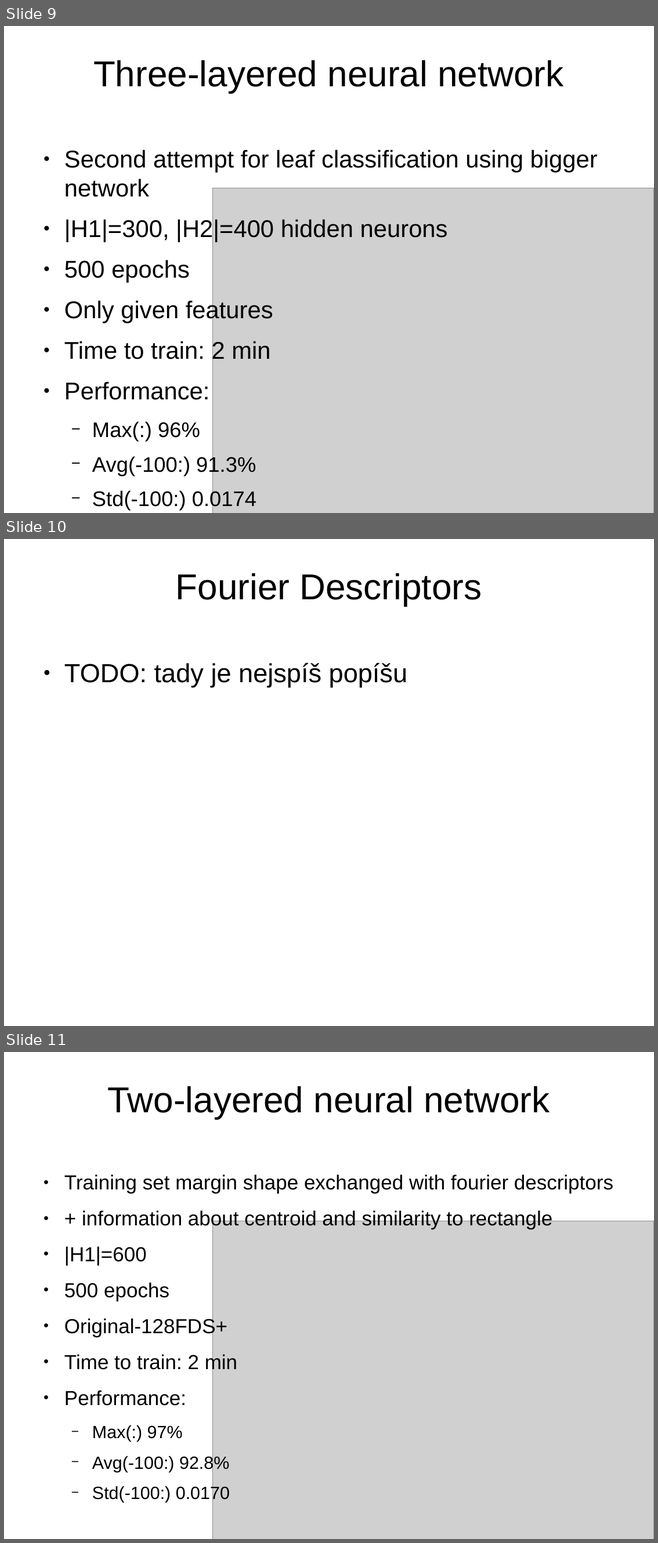
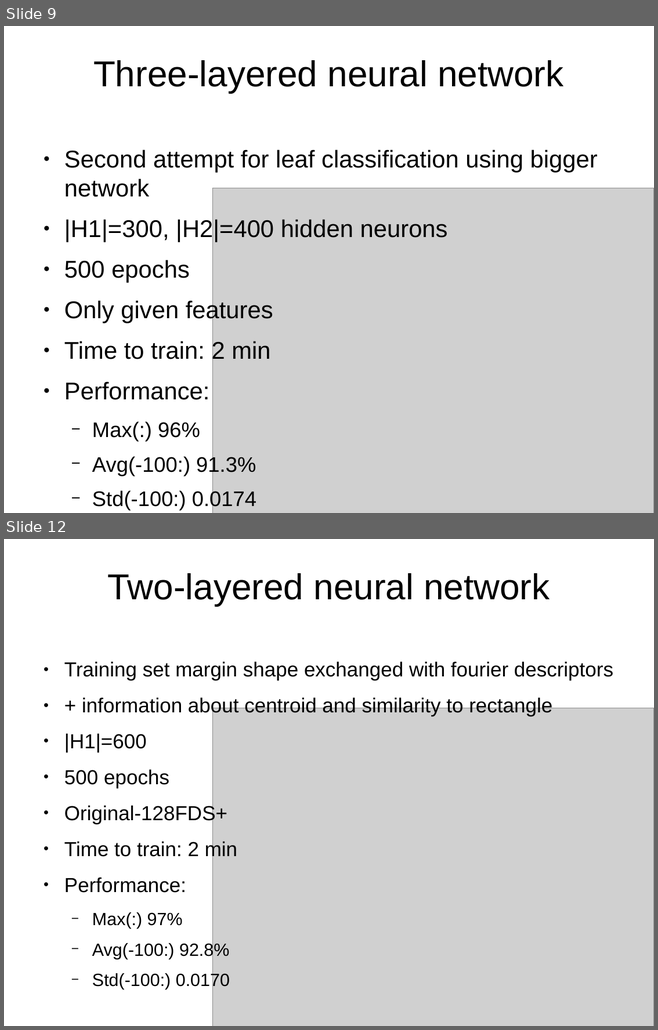
Before and after one commit to kappalabs/NNLeafClassifierProject, a slide deck: slideshow/slides.odp. Shown one above the other, each under a label of ours: slides 9, 10 and 11 before the commit, slides 9 and 12 after it; the slides between them are not shown. The pictures are 658x1543 and 658x1030 pixels, drawn with LibreOffice and Linux fonts; fonts in the diff are those of the drawing; grey boxes stand for pictures; background and template pictures are left out. Boxes give left, top, right and bottom in pixels: in the first picture for what was removed or moved away, otherwise in the second. Text is boxed around its words. In the diff, an @@ line names an element or a change of style, - is before the commit and + after.

Commit message:
[TASK] Fourier Descriptors
 - added information about FDS
 - changed experiment with 3-layered NN
 - removed TODOs
 - added final slide

```diff
--- a/slideshow/slides.odp
+++ b/slideshow/slides.odp
@@ slide 10 removed at (x1=4, y1=539, x2=654, y2=1026), background picture (left out) @@
@@ title removed at (x1=176, y1=573, x2=482, y2=606) @@
-Fourier Descriptors
@@ text removed at (x1=64, y1=663, x2=408, y2=687) @@
-● TODO: tady je nejspíš popíšu
@@ what was slide 11 is now slide 12 @@
```
Also in this commit, not shown: 4 slides changed, 3 slides added, 3 other files.
